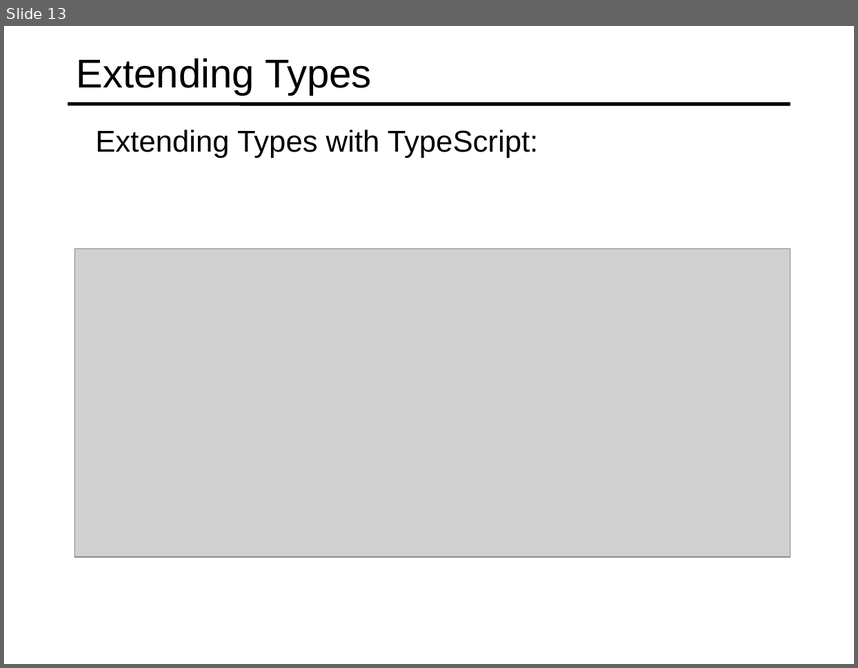
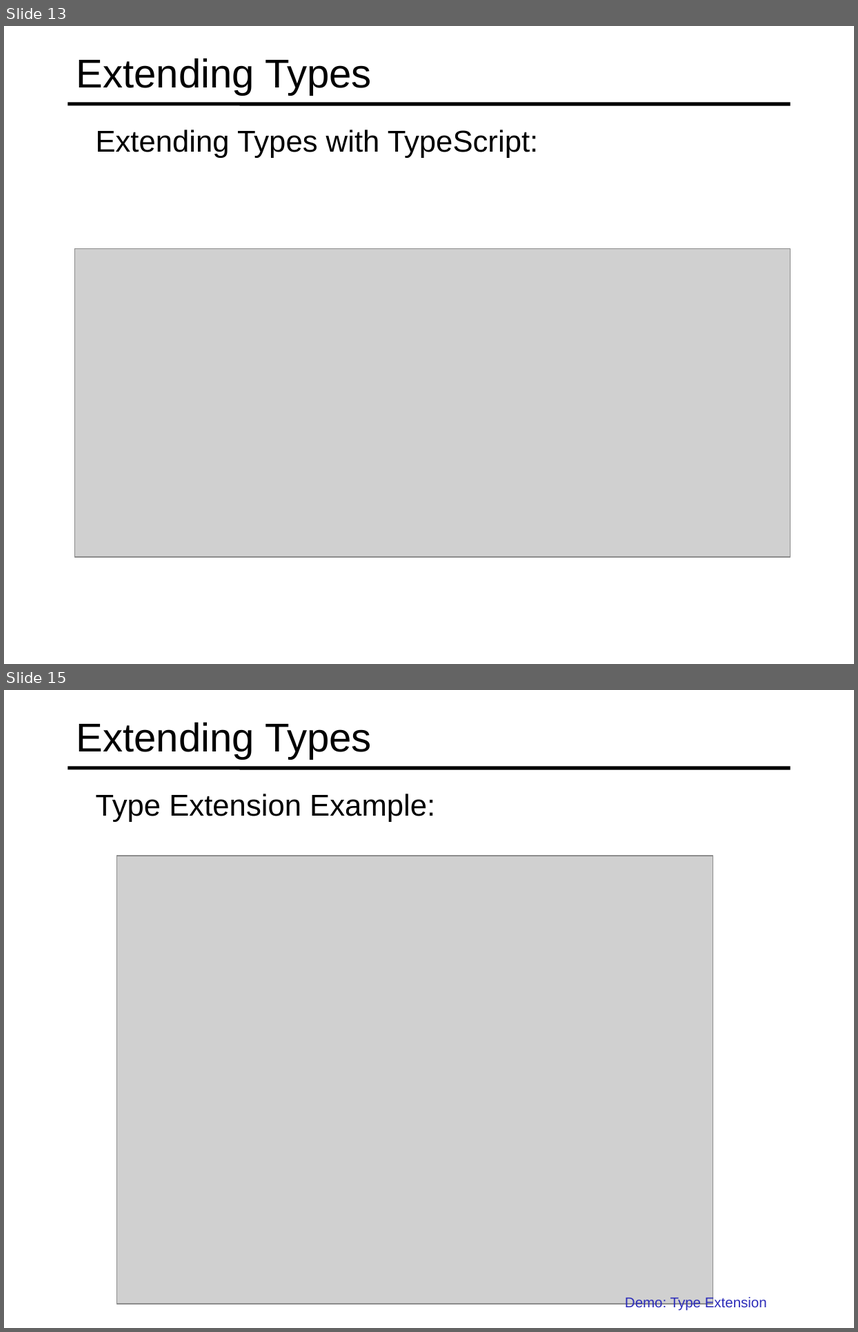
Before and after one commit to specter01wj/Jago_Link_Training, a slide deck: Angular/Angular7/TypeScript Fundamentals/3.Classes and Interfaces/L3_Classes and Interfaces.ppt. Shown one above the other, each under a label of ours: slide 13 before the commit, slides 13 and 15 after it; the slides between them are not shown. The pictures are 858x668 and 858x1332 pixels, drawn with LibreOffice and Linux fonts; fonts in the diff are those of the drawing; grey boxes stand for pictures. Boxes give left, top, right and bottom in pixels: in the first picture for what was removed or moved away, otherwise in the second. Text is boxed around its words. In the diff, an @@ line names an element or a change of style, - is before the commit and + after.

```diff
--- a/Angular/Angular7/TypeScript Fundamentals/3.Classes and Interfaces/L3_Classes and Interfaces.ppt
+++ b/Angular/Angular7/TypeScript Fundamentals/3.Classes and Interfaces/L3_Classes and Interfaces.ppt
@@ slide 15 added at (4,690,854,1328), background #FFFFFF; not listed: 1 template element that a slide beside it also shows @@
@@ title added at (76,722,372,759), 34 pt, text #000000 @@
+Extending Types
@@ text added at (96,793,435,822), 25.5 pt, text #000000 @@
+  Type Extension Example:
@@ picture added at (117,856,714,1304) @@
@@ text added at (625,1296,767,1310), 12 pt, text #2D2DB9 @@
+  Demo: Type Extension
```
Also in this commit, not shown: 1 slide changed, 9 other slides added, 16 slides removed.
